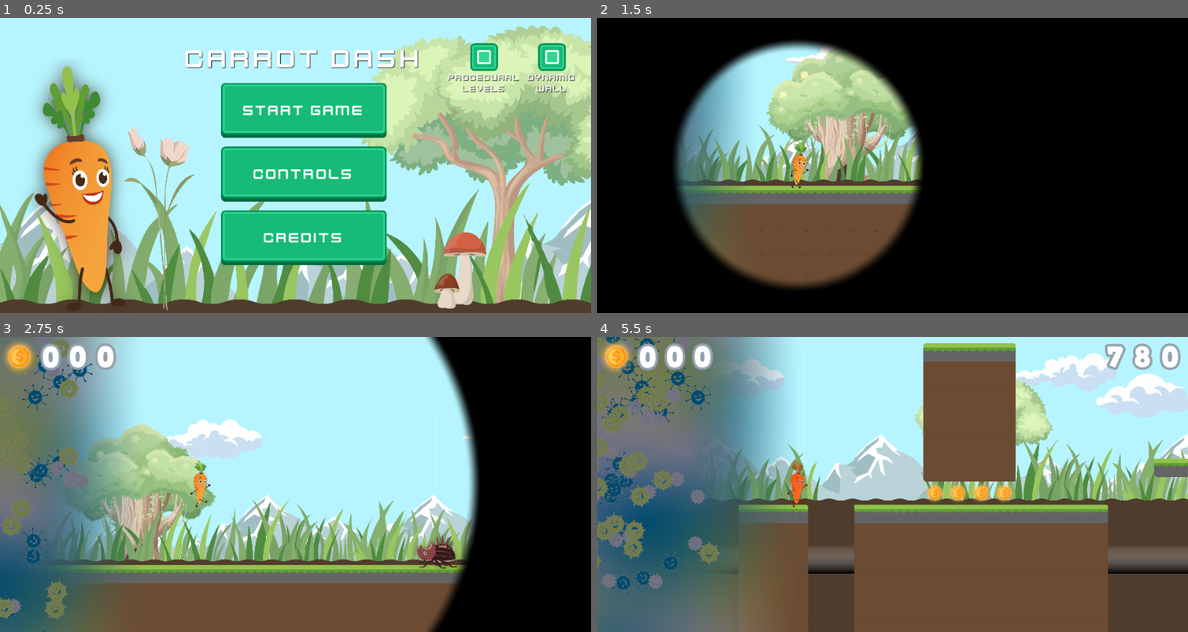
Above: before the commit, frames 1-4 (two rows, left to right).
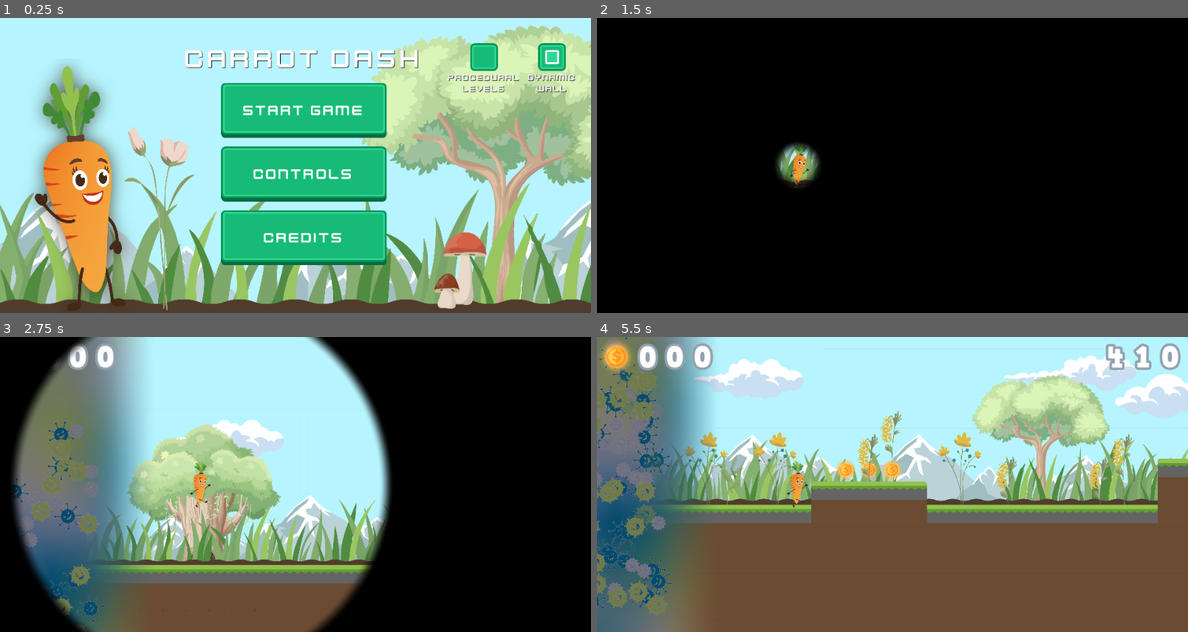
Above: after the commit, the same moments.

Repository: Levartar/Carrot-Dash
Game: Godot game, scene res://scripts/main_menu.tscn
Two runs of this game, one before a commit and one after it. Both use one fixed random seed, a clock stepped at 60 frames per second and the inputs below.
Inputs (mouse positions are in pixels of both pictures, inside the frame that each line leads up to):
- Up to frame 1 (0.25 s): no input
- Up to frame 2 (1.5 s): click "Start Game" at 0.5 s; click (786, 106) at 1.25 s, where only the run after the commit has a clickable "Level 1"
- Up to frame 3 (2.75 s): move the mouse to (425, 469) at 2.02 s; press the mouse at (425, 469) at 2.03 s; tap Space (jump) at 2.27 s
- Up to frame 4 (5.5 s): move the mouse to (774, 499) at 2.77 s; release the mouse at (774, 499) at 2.78 s; tap S (slide) at 2.85, 4.35 s; tap Space (jump) at 3.02, 4.52, 5.27 s; move the mouse to (951, 419) at 3.52 s; press the mouse at (951, 419) at 3.53 s; move the mouse to (862, 543) at 4.27 s; release the mouse at (862, 543) at 4.28 s; move the mouse to (1069, 528) at 5.02 s; press the mouse at (1069, 528) at 5.03 s

The runs differ from the first frame. In frame 1, 0.1% of the frame differs, in the area x 80-84%, y 10-16%; in frame 2, 27%; in frame 3, 47%; in frame 4, 53%, in the area x 0-100%, y 0-100%.

Commit message:
fix save bug that tloads old save

Diff:
--- a/savegame.json
+++ b/savegame.json
@@ -1 +1 @@
-{"completed_levels":[1.0,0.0,0.0,1.0,0.0,0.0,1.0,0.0,0.0,1.0,0.0,0],"config":{"procedural":true,"wall_dynamic":true},"saved_friends":12.0}
+{"completed_levels":[0.0,0.0,0.0,0.0,0.0,0.0,0.0,0.0,0.0,0.0,0.0,0],"config":{"procedural":false,"wall_dynamic":true},"saved_friends":0.0}
--- a/scripts/save_game.gd
+++ b/scripts/save_game.gd
@@ -9,8 +9,15 @@
 		"wall_dynamic": true,
 	},
 	"completed_levels": [],
-	"saved_friends": 5
+	"saved_friends": 0
 }
+
+func reset_save():
+	save_game()
+	load_game()
+
+func _ready() -> void:
+	reset_save()
 
 func save_game():
 	var file = FileAccess.open(SAVE_PATH, FileAccess.WRITE)
